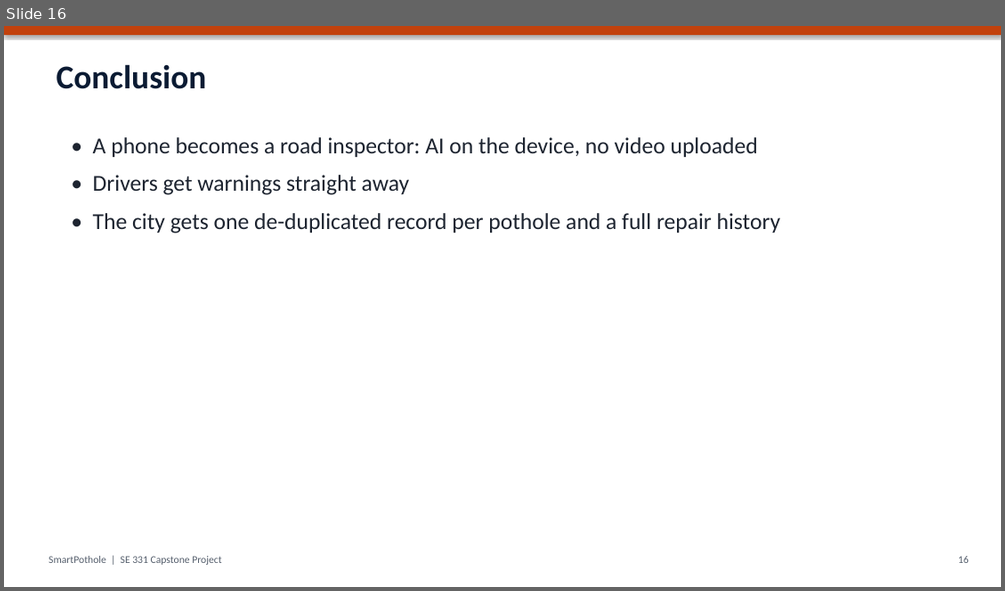
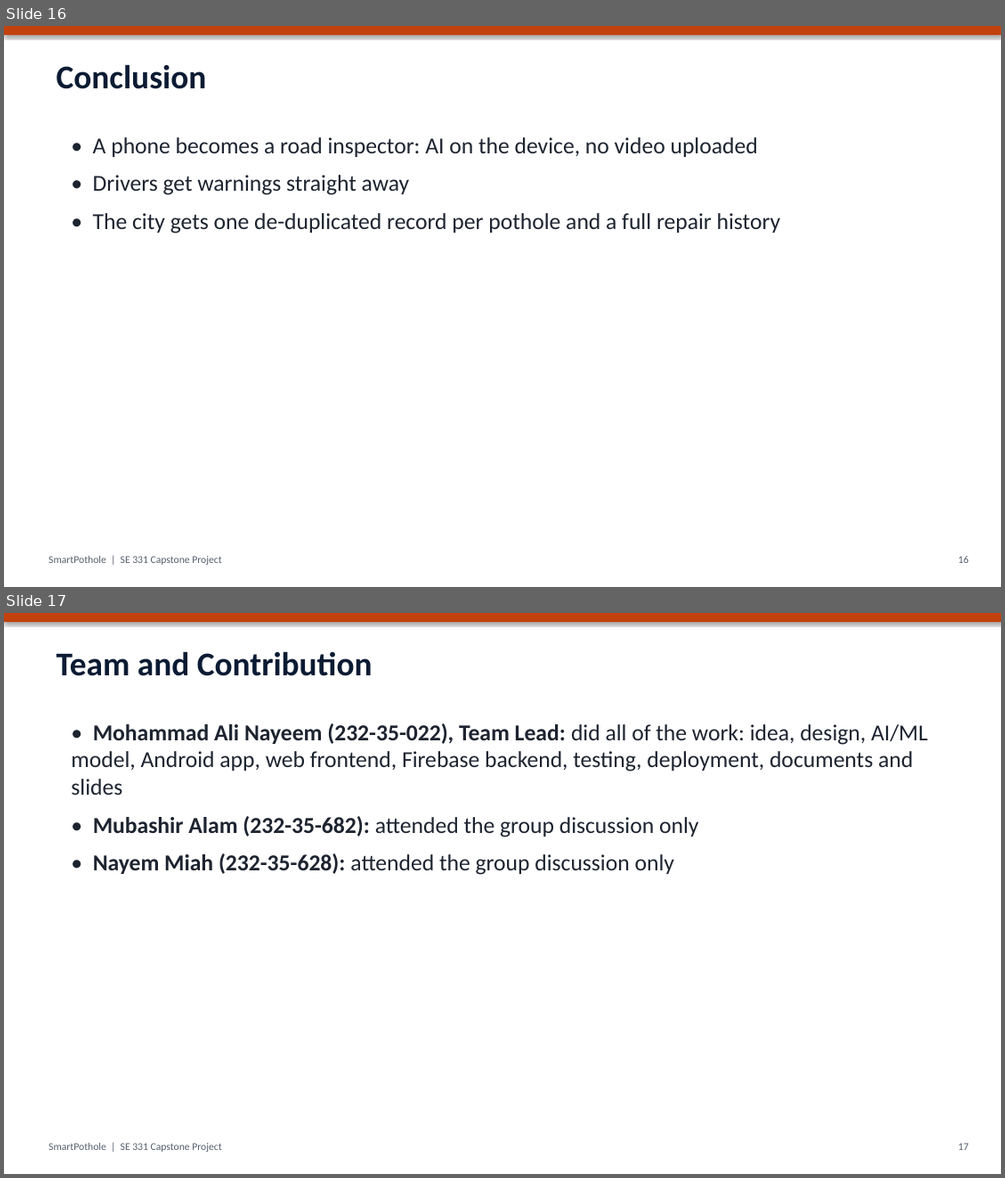
Before and after one commit to kazinayeem/smart-road-ai, a slide deck: documentation/submission/06_Presentation_Slides.pptx. Shown one above the other, each under a label of ours: slide 16 before the commit, slides 16 and 17 after it. The pictures are 1005x591 and 1005x1178 pixels, drawn with LibreOffice and Linux fonts; fonts in the diff are those of the drawing. Boxes give left, top, right and bottom in pixels: in the first picture for what was removed or moved away, otherwise in the second. Text is boxed around its words. In the diff, an @@ line names an element or a change of style, - is before the commit and + after.

Commit message:
docs: add project links, discussion date and contribution statement
- every cover page and a "Project Links" page list the GitHub repo,
  live dashboard / Android APK link and the Google Drive video
- links also added in the SRS results, references and conclusion, the
  proposal, the code documentation build section, the diagrams intro,
  the discussion summary and the title and links slides
- group discussion dated 22/11/2026, presented as topics led by
  Mohammad Ali Nayeem
- team and contribution statement in every document and the slides:
  all work by Mohammad Ali Nayeem; other members attended the discussion only

```diff
--- a/documentation/submission/06_Presentation_Slides.pptx
+++ b/documentation/submission/06_Presentation_Slides.pptx
@@ slide 17 added at <box>4,613,1001,1174</box>, background #FFFFFF @@
@@ rectangle added at <box>4,613,1001,622</box>, fill #C2410C @@
@@ text added at <box>57,651,372,676</box>, 32 pt, text #0B1B33, bold @@
+Team and Contribution
@@ text added at <box>71,723,928,875</box>, 22 pt, text #1D2430 @@
+• Mohammad Ali Nayeem (232-35-022), Team Lead: did all of the work: idea, design, AI/ML model, Android app, web frontend, Firebase backend, testing, deployment, documents and slides
+• Mubashir Alam (232-35-682): attended the group discussion only
+• Nayem Miah (232-35-628): attended the group discussion only
@@ text added at <box>48,1143,221,1151</box>, 10 pt, text #555F6D @@
+SmartPothole | SE 331 Capstone Project
@@ text added at <box>958,1143,969,1150</box>, 10 pt, text #555F6D @@
+17
```
Also in this commit, not shown: 2 slides changed, 19 other files.
